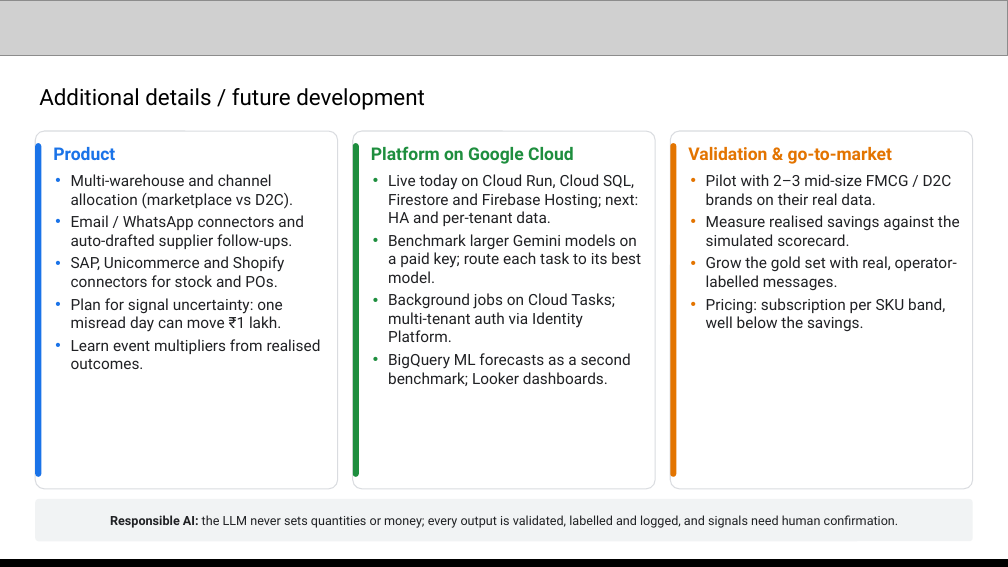
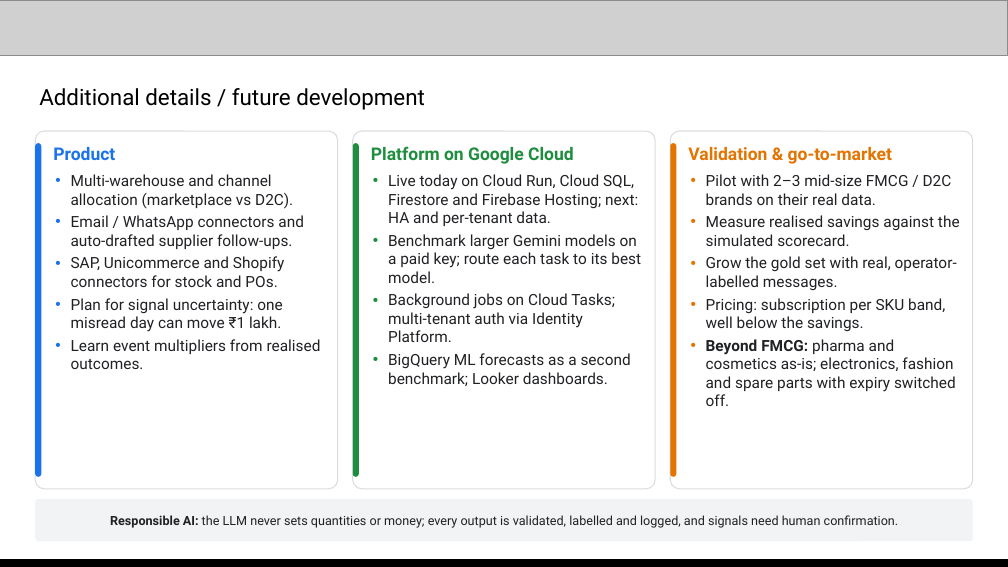
Before and after one commit to Xhahat/inventory-rescue, a slide deck: slide 13 of docs/Inventory_Rescue_AI_Builder_Cup.pptx. Drawn at 1008x567 pixels with LibreOffice and Linux fonts; fonts in the diff are those of the drawing; grey boxes stand for pictures. Boxes give left, top, right and bottom in pixels: in the first picture for what was removed or moved away, otherwise in the second. Text is boxed around its words. In the diff, an @@ line names an element or a change of style, - is before the commit and + after.

```diff
--- a/docs/Inventory_Rescue_AI_Builder_Cup.pptx
+++ b/docs/Inventory_Rescue_AI_Builder_Cup.pptx
@@ text at (706,339,956,406): paragraph added @@
+• Beyond FMCG: pharma and cosmetics as-is; electronics, fashion and spare parts with expiry switched off.
```
Also in this commit, not shown: 1 other slide changed, 1 other file.
